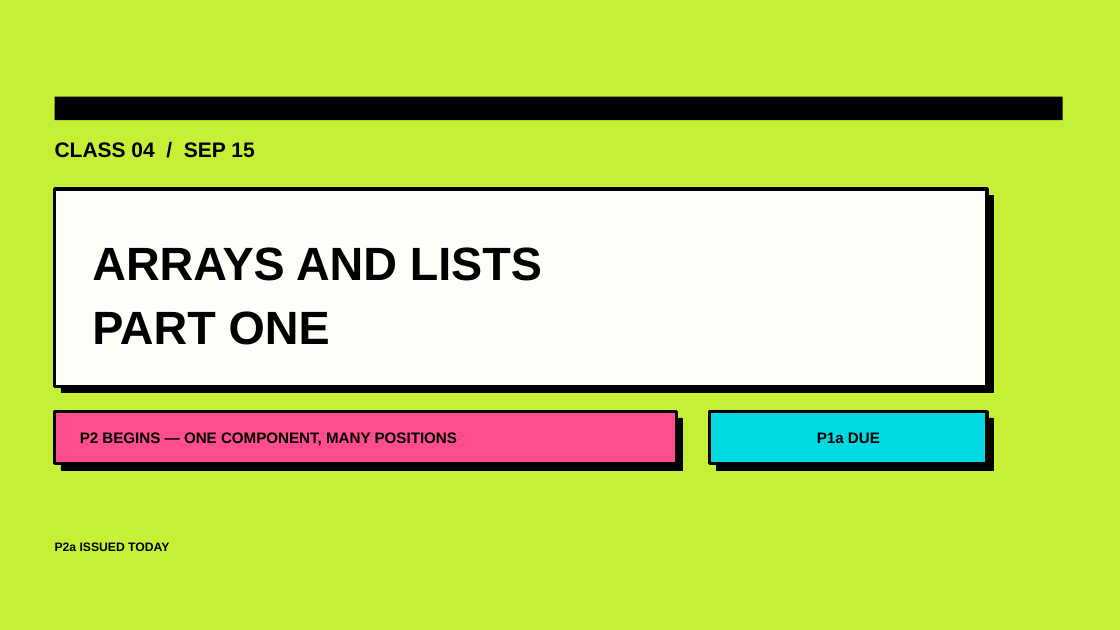
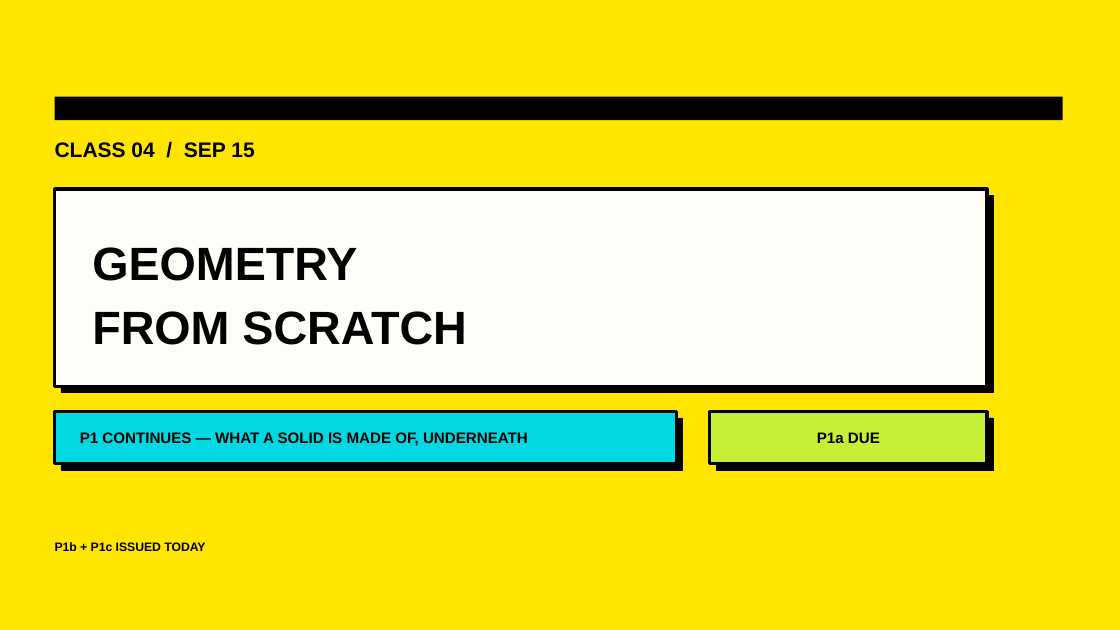
Before and after one commit to luigipacheco/arc3133, a slide deck: slide 1 of slides/ARC3133_Class04.pptx. Drawn at 1120x630 pixels with LibreOffice and Linux fonts; fonts in the diff are those of the drawing. Boxes give left, top, right and bottom in pixels: in the first picture for what was removed or moved away, otherwise in the second. Text is boxed around its words. In the diff, an @@ line names an element or a change of style, - is before the commit and + after.

```diff
--- a/slides/ARC3133_Class04.pptx
+++ b/slides/ARC3133_Class04.pptx
@@ background #C6F035 to #FFE500 @@
@@ text at (92, 247, 466, 345): text changed @@
-ARRAYS AND LISTS
-PART ONE
+GEOMETRY
+FROM SCRATCH
@@ rectangle at (55, 412, 676, 464): fill #FF4D8D to #00D9E1 @@
@@ rectangle at (710, 412, 987, 464): fill #00D9E1 to #C6F035 @@
@@ text at (80, 432, 528, 446): text changed @@
-P2 BEGINS — ONE COMPONENT, MANY POSITIONS
+P1 CONTINUES — WHAT A SOLID IS MADE OF, UNDERNEATH
@@ text at (55, 542, 205, 551): text changed @@
-P2a ISSUED TODAY
+P1b + P1c ISSUED TODAY
```
Also in this commit, not shown: 1 other slide changed, 10 slides added, 8 slides removed, 40 other files.
